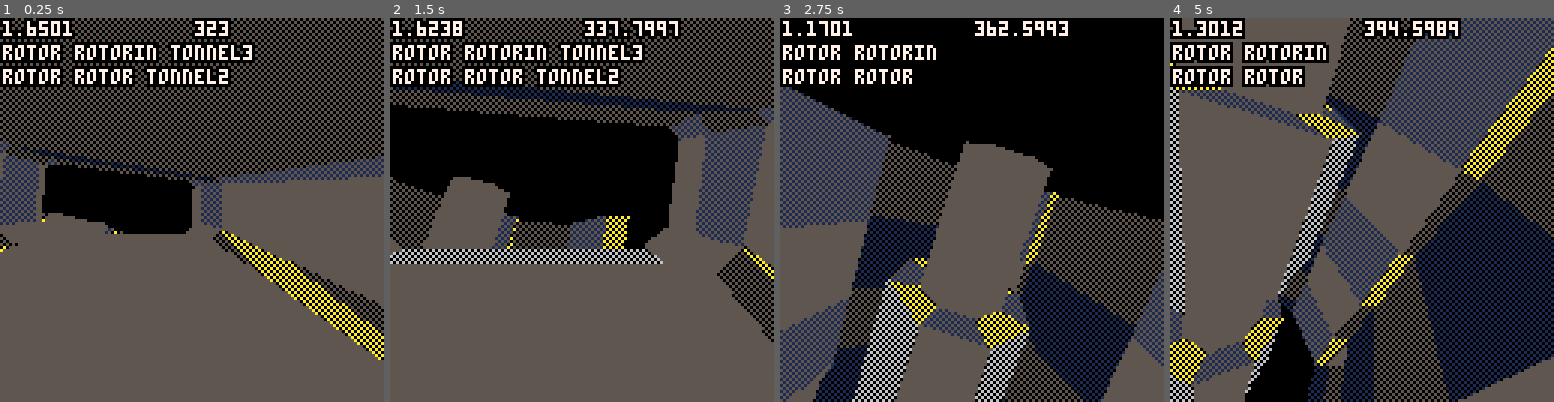
Above: before the commit, frames 1-4 (left to right).
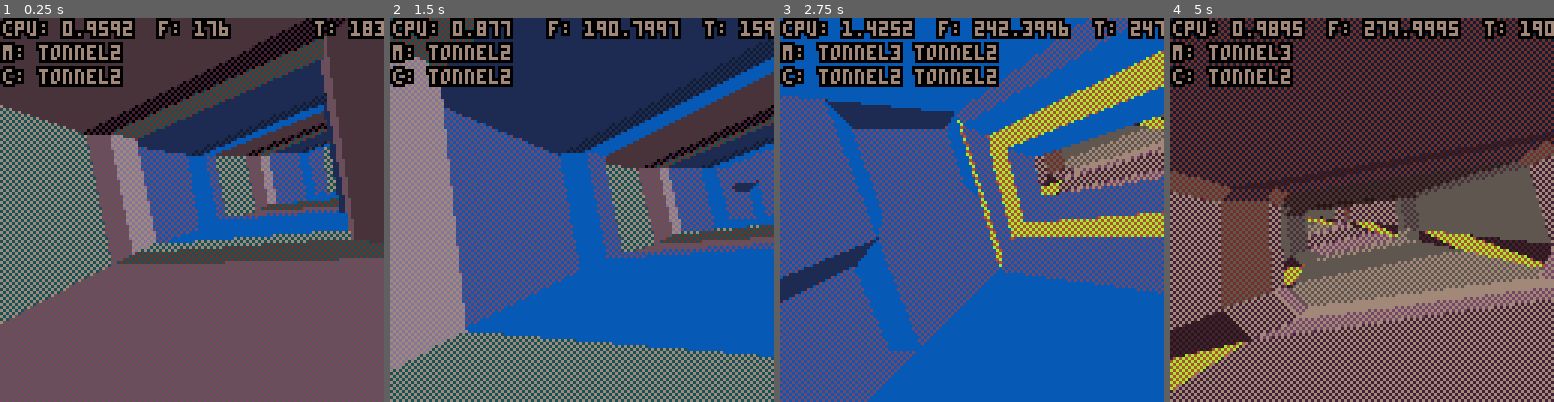
Above: after the commit, the same moments.

Repository: Megus/piconiccc
Game: PICO-8 cartridge pico8/piconiccc.p8
Same seed, same stepped clock (60 frames per second), same inputs: the game is played once before the commit and once after it.
Inputs:
- Up to frame 1 (0.25 s): no input
- Up to frame 2 (1.5 s): no input
- Up to frame 3 (2.75 s): hold Right 1.6-2.1 s; hold Right from 2.47 s (still down)
- Up to frame 4 (5 s): release Right at 3.03 s; hold Left 3.08-3.58 s; hold Right 4.02-4.68 s

The runs differ from the first frame. In frame 1, 61% of the frame differs, in the area x 0-100%, y 0-90%; in frame 2, 90%; in frame 3, 79%; in frame 4, 91%, in the area x 0-100%, y 0-100%.

Commit message:
Experiments with colors

Diff:
--- a/pico8/3d.lua
+++ b/pico8/3d.lua
@@ -1,7 +1,7 @@
 v2d = {}
 
 -- Projection matrix
-znear, zfar = 0.1, 10
+znear, zfar = 0.1, 15
 sc = 64
 --sc = 10
 
@@ -119,6 +119,14 @@
 					add(sorted, {z_paint, s1x, s1y, s2x, s2y, s3x, s3y, tri[1] + 0x1000.a5a5})
 				end
 			elseif p1z > znear or p2z > znear or p3z > znear then
+
+				-- Attempt at back culling...
+				--[[local dz = min(p1z, min(p2z, p3z)) - 2
+				local s1x,s1y = p1x / (p1z - dz), p1y / (p1z - dz)
+				local s2x,s2y = p2x / (p2z - dz), p2y / (p2z - dz)
+				local s3x,s3y = p3x / (p3z - dz), p3y / (p3z - dz)
+				if (s2x-s1x)*(s3y-s1y)-(s2y-s1y)*(s3x-s1x) > 0 then]]
+
 				-- Clipping
 				if (p1z<p2z) p1z,p2z = p2z,p1z p1x,p2x = p2x,p1x p1y,p2y = p2y,p1y
 				if (p1z<p3z) p1z,p3z = p3z,p1z p1x,p3x = p3x,p1x p1y,p3y = p3y,p1y
@@ -146,6 +154,7 @@
 					local s3x,s3y = n2x / n2z, n2y / n2z
 
 					add(sorted, {z_paint, s1x, s1y, s2x, s2y, s3x, s3y, tri[1] + 0x1000.a5a5})
+				--end
 				end
 			end
 		end
@@ -157,4 +166,6 @@
 		local x1, y1, x2, y2, x3, y3 = tri[2], tri[3], tri[4], tri[5], tri[6], tri[7]
 		triangle(64 - sc * x1, 64 - sc * y1, 64 - sc * x2, 64 - sc * y2, 64 - sc * x3, 64 - sc * y3, tri[8])
 	end
+
+	total_tris += #sorted
 end
--- /dev/null
+++ b/pico8/colors.lua
@@ -0,0 +1,4 @@
+colors = {
+palette = {1,4,5,13,128,129,130,131,132,133,134,136,138,140,141},
+colors = {},
+}
--- a/pico8/main.lua
+++ b/pico8/main.lua
@@ -2,22 +2,32 @@
   decompress()
   poke(0x5f34, 1)
   poke(0x5f2d, 1)
-  frame = 320
+  frame = 173
+  dframe = 0
+
+  for i = 1, #colors.palette do
+    pal(i, colors.palette[i], 1)
+  end
 end
 
 function _update60()
-  frame += 0.2
+  dframe += 1
   if btn(1) then
+    frame += 1
+  elseif btn(0) then
+    frame -= 1
+  else
     frame += 0.2
-  elseif btn(0) then
-    frame -= 0.2
   end
 end
 
 function _draw()
   cls()
-  local models = ""
-  local cameras = ""
+
+  total_tris = 0
+
+  local models = "m: "
+  local cameras = "c: "
   for c = 1, #renderlist, 2 do
     local model = objects[renderlist[c]]
     if model.fstart <= frame and model.fend > frame then
@@ -27,15 +37,17 @@
       set_cam_idx()
       spline_cam()
       if renderlist[c] == "rotorin" then
-        m3d(model, eye, dir, up, -frame / 30)
+        m3d(model, eye, dir, up, -dframe / 150)
       else
         m3d(model, eye, dir, up)
       end
     end
   end
 
-  oprint(models, 0, 8, 7)
-  oprint(cameras, 0, 16, 7)
-  oprint(frame, 64, 0, 7)
-  oprint(stat(1), 0, 0, 7)
+  local pcol = 11
+  oprint("cpu: " .. stat(1), 0, 0, pcol)
+  oprint("f: " .. frame, 52, 0, pcol)
+  oprint(models, 0, 8, pcol)
+  oprint(cameras, 0, 16, pcol)
+  oprint("t: " .. total_tris, 104, 0, pcol)
 end
--- a/pico8/piconiccc.p8
+++ b/pico8/piconiccc.p8
@@ -4,6 +4,7 @@
 
 #include main.lua
 #include decompressor.lua
+#include colors.lua
 #include eg_triangle.lua
 #include camera.lua
 #include 3d.lua
Not shown, changed: 82 lines of the sprite sheet (__gfx__) section of pico8/piconiccc.p8
Not shown, changed: buildsystem/build.js
Not shown, changed: buildsystem/model_converter.js
Not shown, added: buildsystem/palette_builder.js
